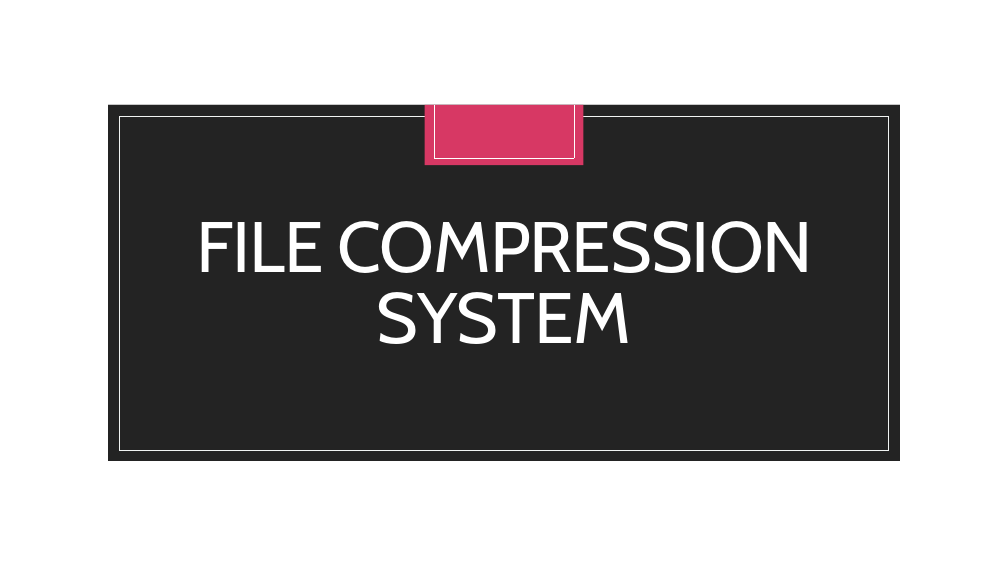
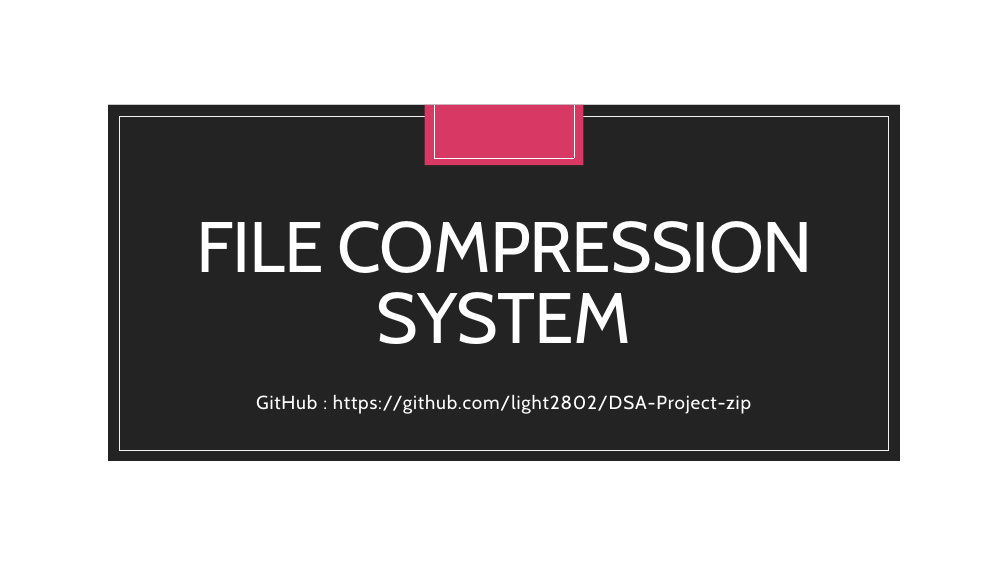
Before and after one commit to light2802/file-compressor, a slide deck: slide 1 of Project PPt.pptx. Drawn at 1008x567 pixels with LibreOffice and Linux fonts; fonts in the diff are those of the drawing; background and template pictures are left out. Boxes give left, top, right and bottom in pixels: in the first picture for what was removed or moved away, otherwise in the second. Text is boxed around its words. In the diff, an @@ line names an element or a change of style, - is before the commit and + after.

```diff
--- a/Project PPt.pptx
+++ b/Project PPt.pptx
@@ subtitle added at [256, 395, 751, 414], 18 pt, text #FFFFFF @@
+GitHub : https://github.com/light2802/DSA-Project-zip
```
Also in this commit, not shown: 1 other slide changed, 2 slides added, 3 slides removed, 1 other file.
